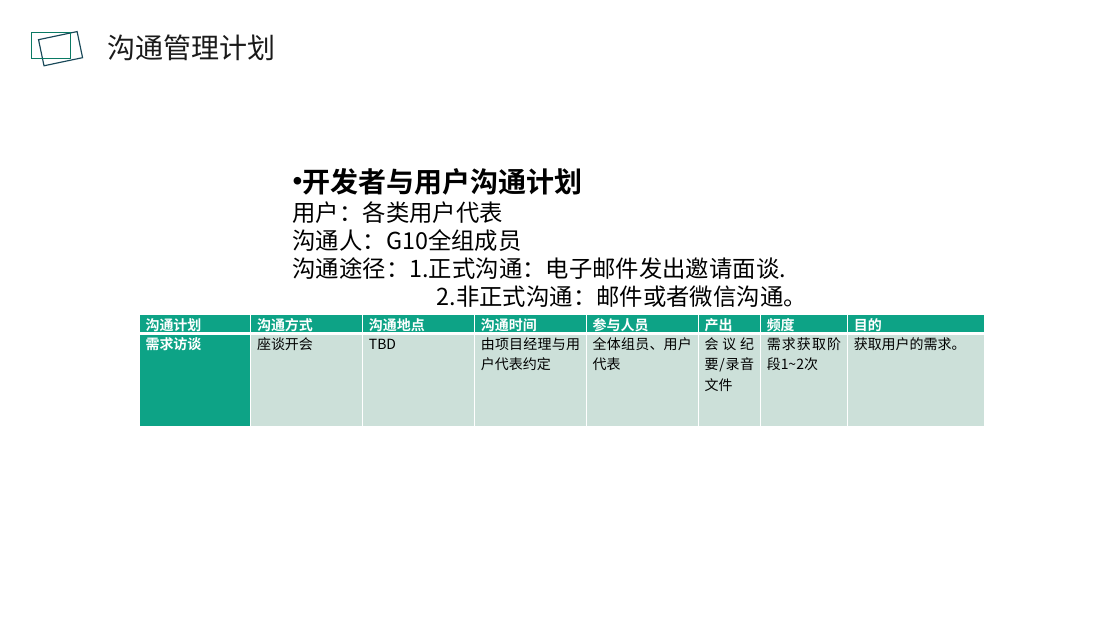
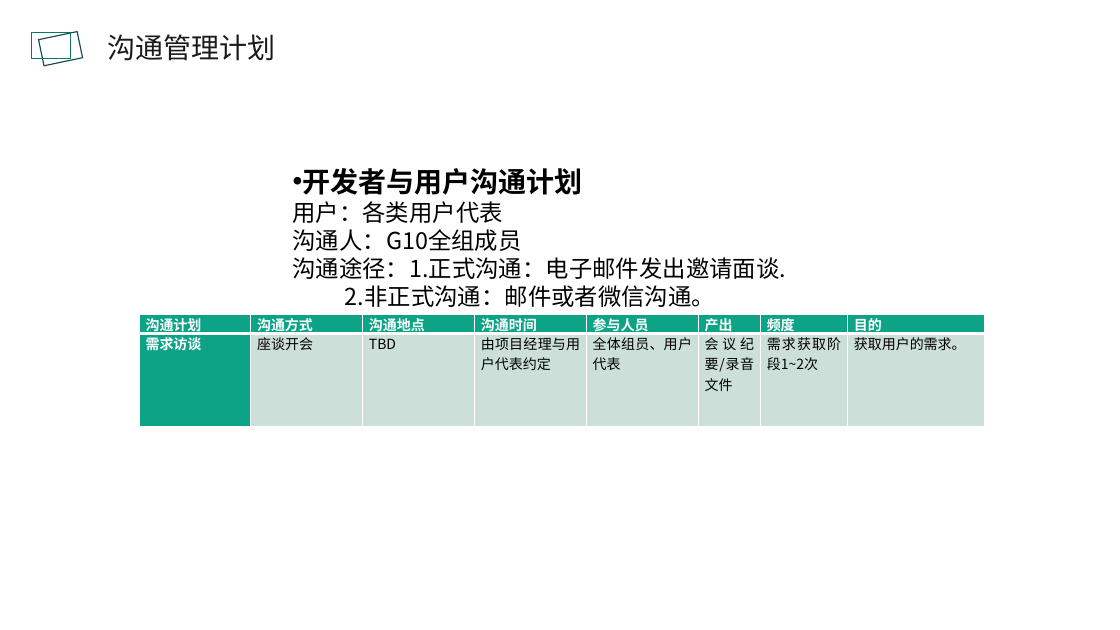
Before and after one commit to PRD2018-G10/TeachingAssistWebsiteProject, a slide deck: slide 33 of 受控文档/2.需求工程项目计划/PRD2018-G10-需求工程项目计划评审.pptx. Drawn at 1120x630 pixels with LibreOffice and Linux fonts; fonts in the diff are those of the drawing; background and template pictures are left out. Boxes give left, top, right and bottom in pixels: in the first picture for what was removed or moved away, otherwise in the second. Text is boxed around its words. In the diff, an @@ line names an element or a change of style, - is before the commit and + after.

```diff
--- a/受控文档/2.需求工程项目计划/PRD2018-G10-需求工程项目计划评审.pptx
+++ b/受控文档/2.需求工程项目计划/PRD2018-G10-需求工程项目计划评审.pptx
@@ text "开发者与用户沟通计划" rewrapped from bbox=[293, 168, 807, 307] to bbox=[293, 168, 787, 307] @@
```
